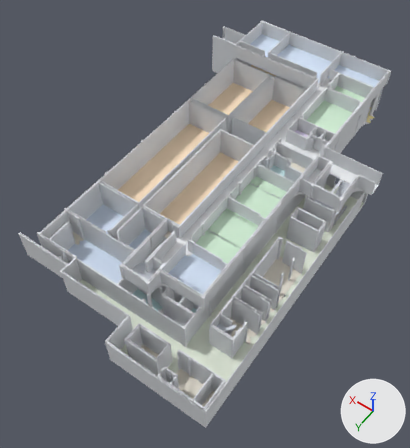
The glTF model ProjetoSenaiHub/Arquivos/Map/Novo Projeto Mapa/saida/blender/glb/BlocoD.glb, before and after one commit.
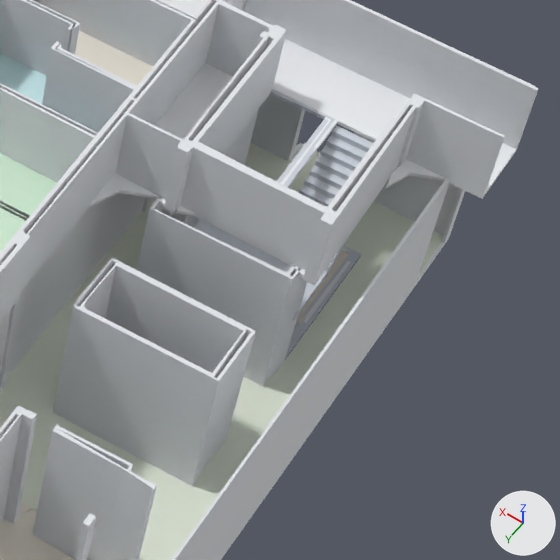
The first picture shows the older version from a 50 mm camera at (-205.0, 1795.0, 718.0) aimed at (116.0, 1346.0, 14.0). The close-ups show the older and then the newer version on the part from 67% to 94% of the width and 35% to 60% of the height of that picture. Only the edits that show in the close-ups are written down. Lighting does not change. The marker at lower right points along +X, +Y and +Z. Vertices at exactly the same position are counted once.

Objects in the first close-up: 'D — Escada 6', 'D0 — Compressores', 'D0 — Paredes', 'D0 — Piso das escadas', 'D0 — Área externa', 'D2 — Circulação', 'D2 — Contr. Energia Solar', 'D2 — Lab. Hidráulica e Pneumática', 'D2 — Paredes', 'D2 — Piso das escadas', 'D2 — Sanit. Masculino' and 2 more.
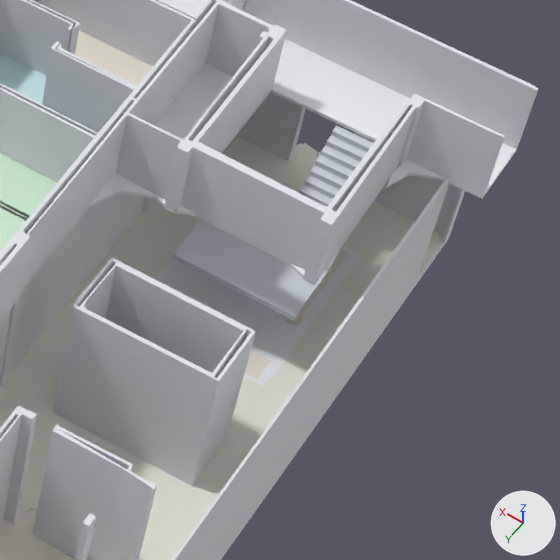
The edits, one by one:
me_d0___paredes is used by ob_d0___paredes; location (0.0, 0.0, 0.0).
me_d0___paredes had 2086 vertices, 3808 faces and spanned x -72.0..292.0, y 951.0..1608.0, z 24.0..76.0.
me_d0___paredes now has 1996 vertices, 3648 faces and spans x -72.0..292.0, y 951.0..1608.0, z 24.0..76.0.
me_d0___paredes part 1: the loose piece of 52 vertices spanning x -53.0..-4.0, y 1195.0..1258.0, z 24.0..76.0 is deleted.
Other edits to the shape of me_d0___paredes do not show in these pictures.
me_d2___circulação is used by ob_d2___circulação; location (0.0, 0.0, 0.0).
me_d2___circulação had 856 vertices, 1463 faces and spanned x -83.0..320.0, y 937.0..1522.0, z 75.0..76.0.
me_d2___circulação now has 890 vertices, 1540 faces and spans x -83.0..321.0, y 937.0..1522.0, z 75.0..76.0.
me_d2___circulação part 2: the loose piece of 14 vertices spanning x -33.0..-30.0, y 1195.0..1228.0, z 75.0..76.0 is deleted.
me_d2___circulação part 3: 7 vertices moved from x -37.0..1.0, y 1194.0..1207.0, z 75.0..76.0 to x -19.0..-8.0, y 1194.0..1195.0, z 75.0..76.0; 19 vertices removed from x -53.0..-33.0, y 1194.0..1211.0, z 75.0..76.0; 21 vertices added at x -53.0..-8.0, y 1194.0..1250.0, z 75.0..76.0.
Other edits to the shape of me_d2___circulação do not show in these pictures.
Object 'D2 — Piso das escadas' (ob_d2___piso_das_escadas) is deleted.

What differs and where, as boxes [x1, y1, x2, y2] in the close-ups (560 x 560 px; the box of a moved part takes in the faces that stretch with it):
'D0 — Paredes', reshaped: before [0, 55, 465, 560]; after [0, 54, 465, 560]
'D2 — Piso das escadas', deleted: before [270, 89, 335, 187]
part 1 of me_d0___paredes, deleted: before [137, 108, 307, 386]
part 2 of me_d2___circulação, deleted: before [280, 117, 331, 185]
part 3 of me_d2___circulação, moved or reshaped: before [272, 76, 513, 155]; after [222, 76, 513, 154]
'D0 — Circulação', unchanged, uncovered by the edit: before [293, 143, 444, 323]; after [155, 143, 444, 386]
